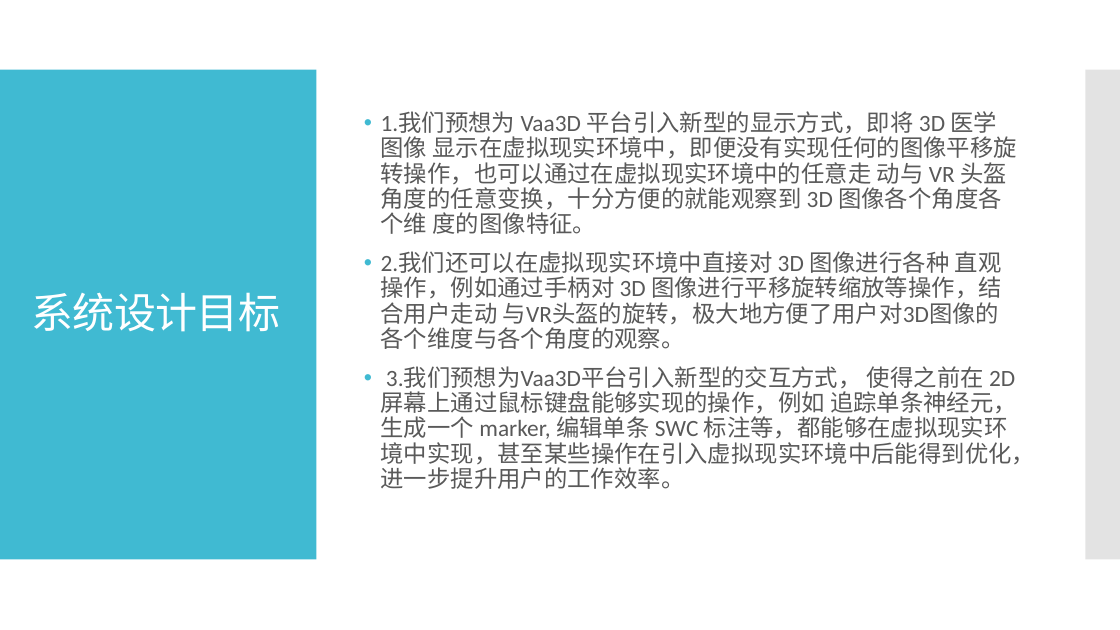
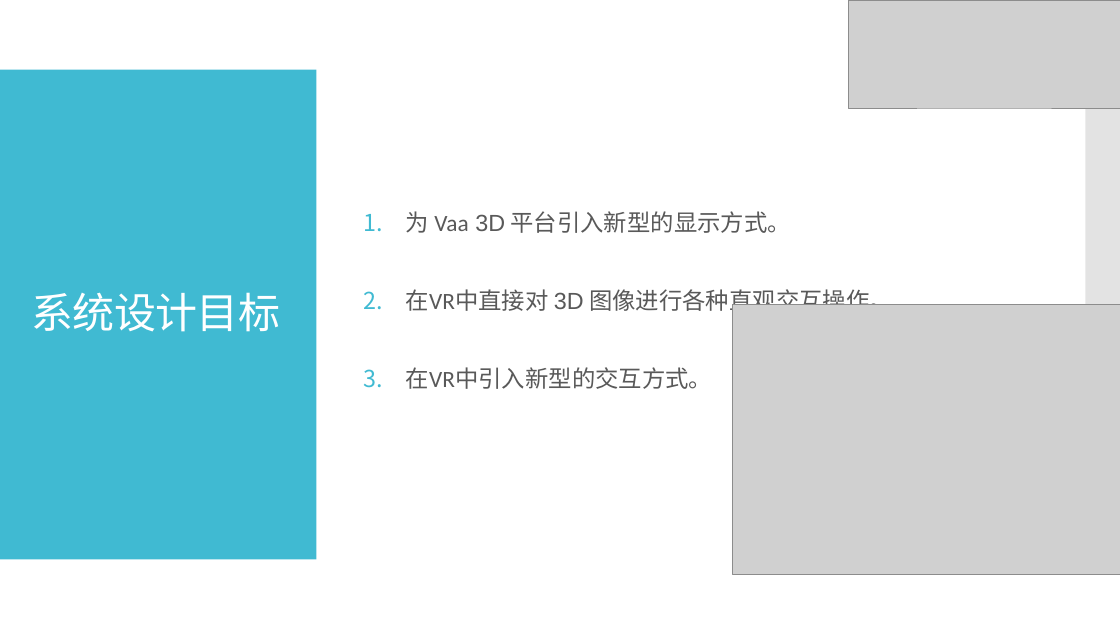
Before and after one commit to binWW/SchoolReport-Private-, a slide deck: slide 11 of 毕业论文/硕士毕业设计答辩.pptx (slide 14 before the commit). Drawn at 1120x630 pixels with LibreOffice and Linux fonts; fonts in the diff are those of the drawing; grey boxes stand for pictures. Boxes give left, top, right and bottom in pixels: in the first picture for what was removed or moved away, otherwise in the second. Text is boxed around its words. In the diff, an @@ line names an element or a change of style, - is before the commit and + after.

```diff
--- a/毕业论文/硕士毕业设计答辩.pptx
+++ b/毕业论文/硕士毕业设计答辩.pptx
@@ picture added at [849,0,1120,108] @@
@@ text at [406,211,893,389]: text changed @@
-• 1.我们预想为 Vaa3D 平台引入新型的显示方式，即将 3D 医学图像 显示在虚拟现实环境中，即便没有实现任何的图像平移旋转操作，也可以通过在虚拟现实环境中的任意走 动与 VR 头盔角度的任意变换，十分方便的就能观察到 3D 图像各个角度各个维 度的图像特征。
-• 2.我们还可以在虚拟现实环境中直接对 3D 图像进行各种 直观操作，例如通过手柄对 3D 图像进行平移旋转缩放等操作，结合用户走动 与VR头盔的旋转，极大地方便了用户对3D图像的各个维度与各个角度的观察。
-• 3.我们预想为Vaa3D平台引入新型的交互方式， 使得之前在 2D 屏幕上通过鼠标键盘能够实现的操作，例如 追踪单条神经元， 生成一个 marker, 编辑单条 SWC 标注等，都能够在虚拟现实环境中实现，甚至某些操作在引入虚拟现实环境中后能得到优化，进一步提升用户的工作效率。
+1. 为 Vaa 3D 平台引入新型的显示方式。
+2. 在VR中直接对 3D 图像进行各种直观交互操作。
+3. 在VR中引入新型的交互方式。
@@ picture added at [733,305,1120,575] @@
```
Also in this commit, not shown: 26 other slides changed, 2 slides added, 7 slides removed, 6 other files.
